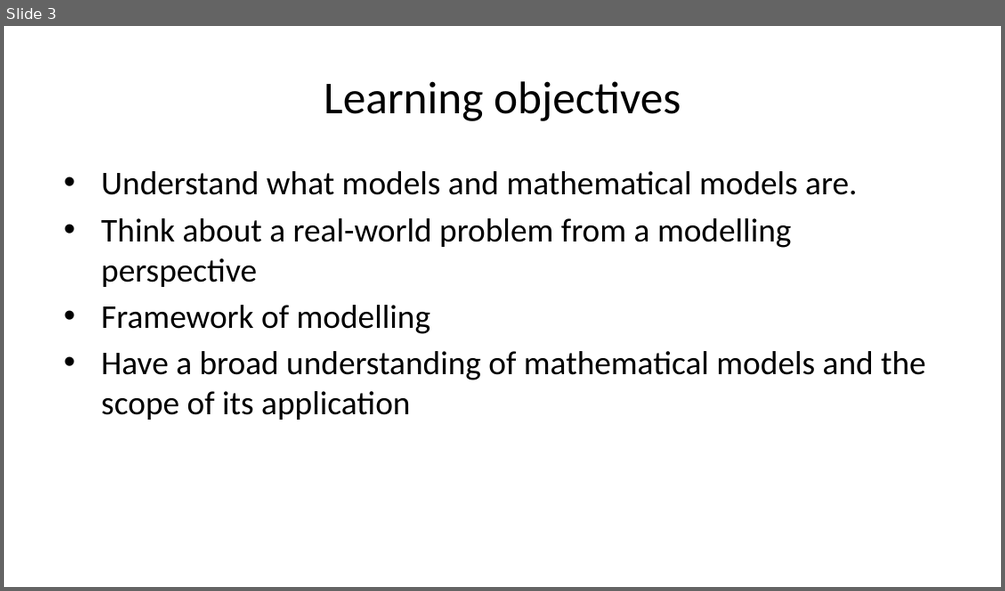
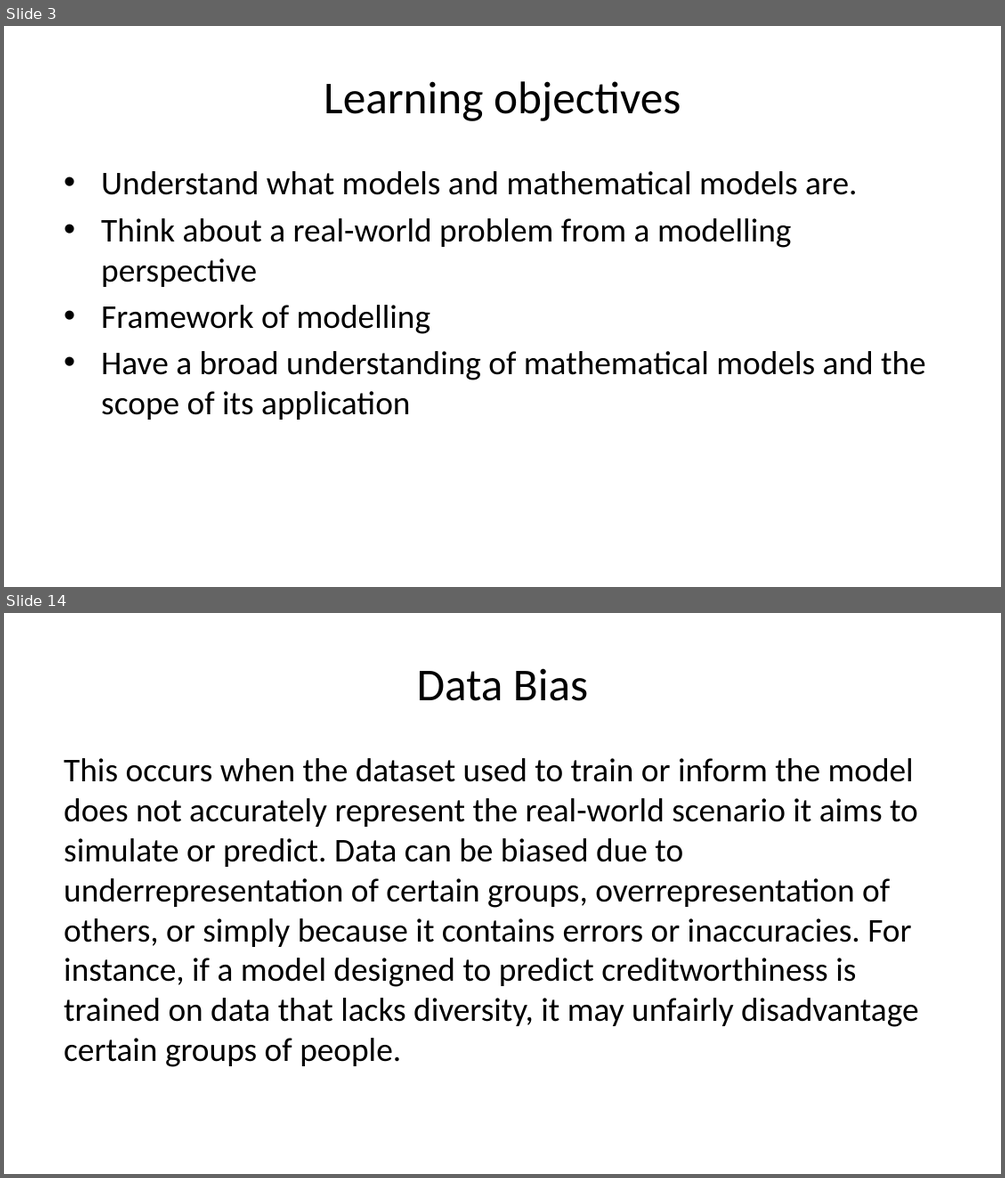
Before and after one commit to joe-alcantara/FP041, a slide deck: week3d.pptx. Shown one above the other, each under a label of ours: slide 3 before the commit, slides 3 and 14 after it; the slides between them are not shown. The pictures are 1005x591 and 1005x1178 pixels, drawn with LibreOffice and Linux fonts; fonts in the diff are those of the drawing. Boxes give left, top, right and bottom in pixels: in the first picture for what was removed or moved away, otherwise in the second. Text is boxed around its words. In the diff, an @@ line names an element or a change of style, - is before the commit and + after.

```diff
--- a/week3d.pptx
+++ b/week3d.pptx
@@ slide 14 added at bbox=[4, 613, 1001, 1174], background #FFFFFF @@
@@ title added at bbox=[417, 668, 588, 701], 33 pt, text #000000 @@
+Data Bias
@@ text added at bbox=[64, 758, 918, 1067], 24 pt, text #000000 @@
+This occurs when the dataset used to train or inform the model does not accurately represent the real-world scenario it aims to simulate or predict. Data can be biased due to underrepresentation of certain groups, overrepresentation of others, or simply because it contains errors or inaccuracies. For instance, if a model designed to predict creditworthiness is trained on data that lacks diversity, it may unfairly disadvantage certain groups of people.
```
Also in this commit, not shown: 18 other slides added, 1 other file.
